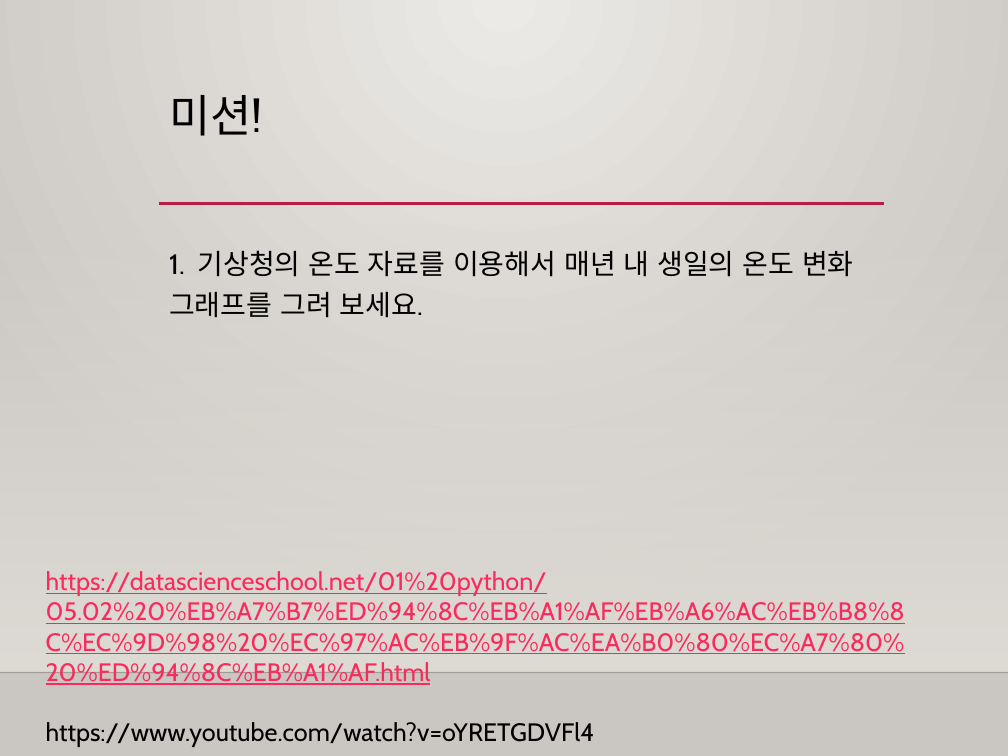
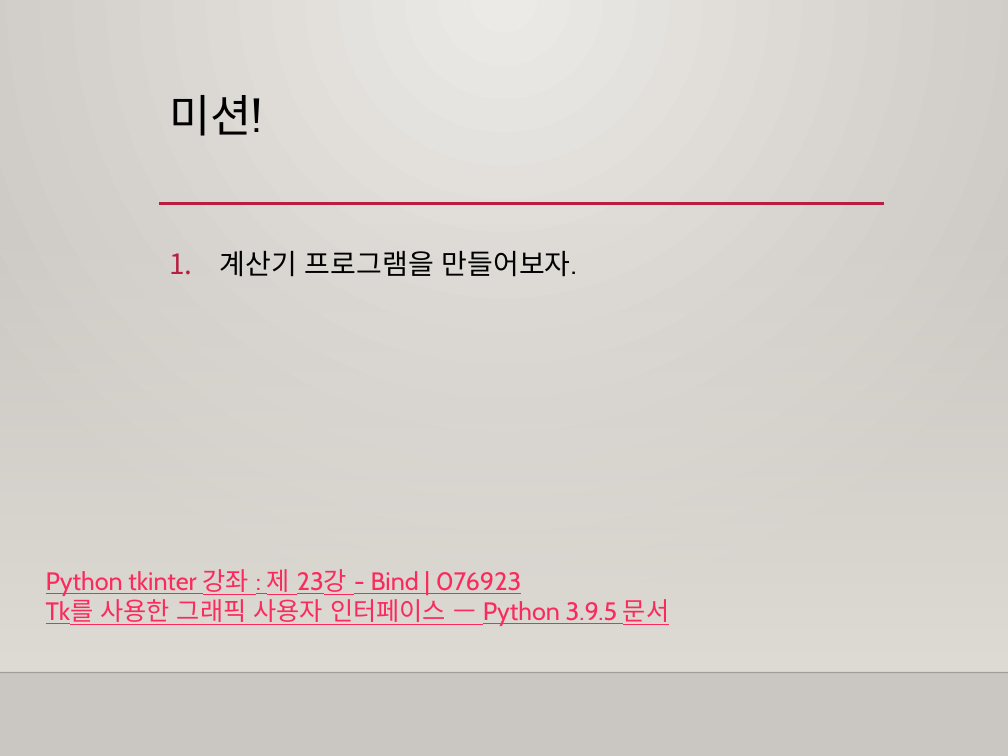
Before and after one commit to freshmea/weizman_python_class, a slide deck: slide 10 of textbook/파이썬4-1교시.pptx (slide 9 before the commit). Drawn at 1008x756 pixels with LibreOffice and Linux fonts; fonts in the diff are those of the drawing; background and template pictures are left out. Boxes give left, top, right and bottom in pixels: in the first picture for what was removed or moved away, otherwise in the second. Text is boxed around its words. In the diff, an @@ line names an element or a change of style, - is before the commit and + after.

Commit message:
4-1 수업 자료 수정

```diff
--- a/textbook/파이썬4-1교시.pptx
+++ b/textbook/파이썬4-1교시.pptx
@@ text at box(220, 251, 577, 277): text changed @@
-1. 기상청의 온도 자료를 이용해서 매년 내 생일의 온도 변화 그래프를 그려 보세요.
+1. 계산기 프로그램을 만들어보자.
@@ text at box(46, 569, 669, 626): text changed @@
-https://datascienceschool.net/01%20python/05.02%20%EB%A7%B7%ED%94%8C%EB%A1%AF%EB%A6%AC%EB%B8%8C%EC%9D%98%20%EC%97%AC%EB%9F%AC%EA%B0%80%EC%A7%80%20%ED%94%8C%EB%A1%AF.html
-https://www.youtube.com/watch?v=oYRETGDVFl4
+Python tkinter 강좌 : 제 23강 - Bind | 076923
+Tk를 사용한 그래픽 사용자 인터페이스 — Python 3.9.5 문서
```
Also in this commit, not shown: 1 other slide changed, 8 slides added, 7 slides removed, 3 other files.
